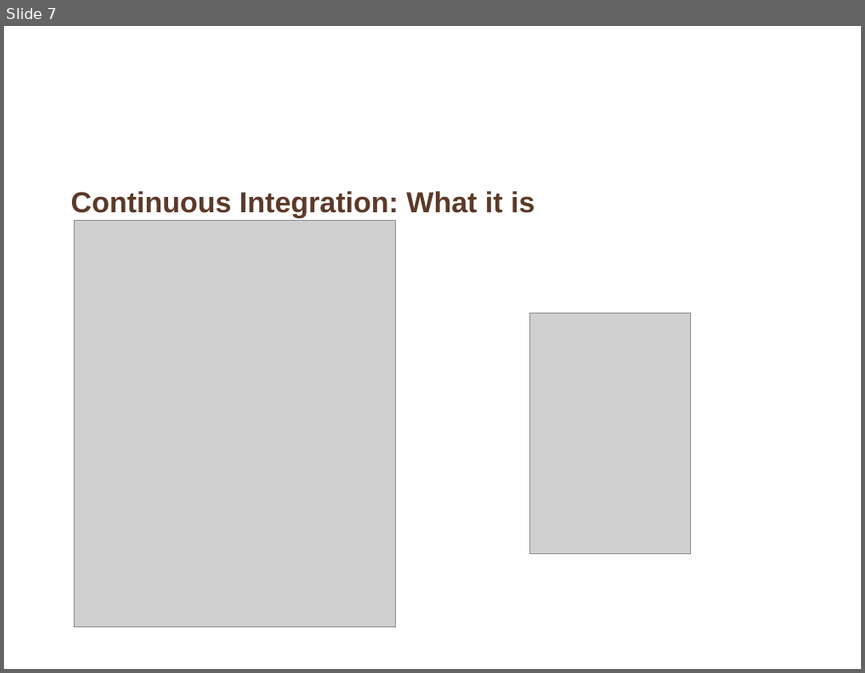
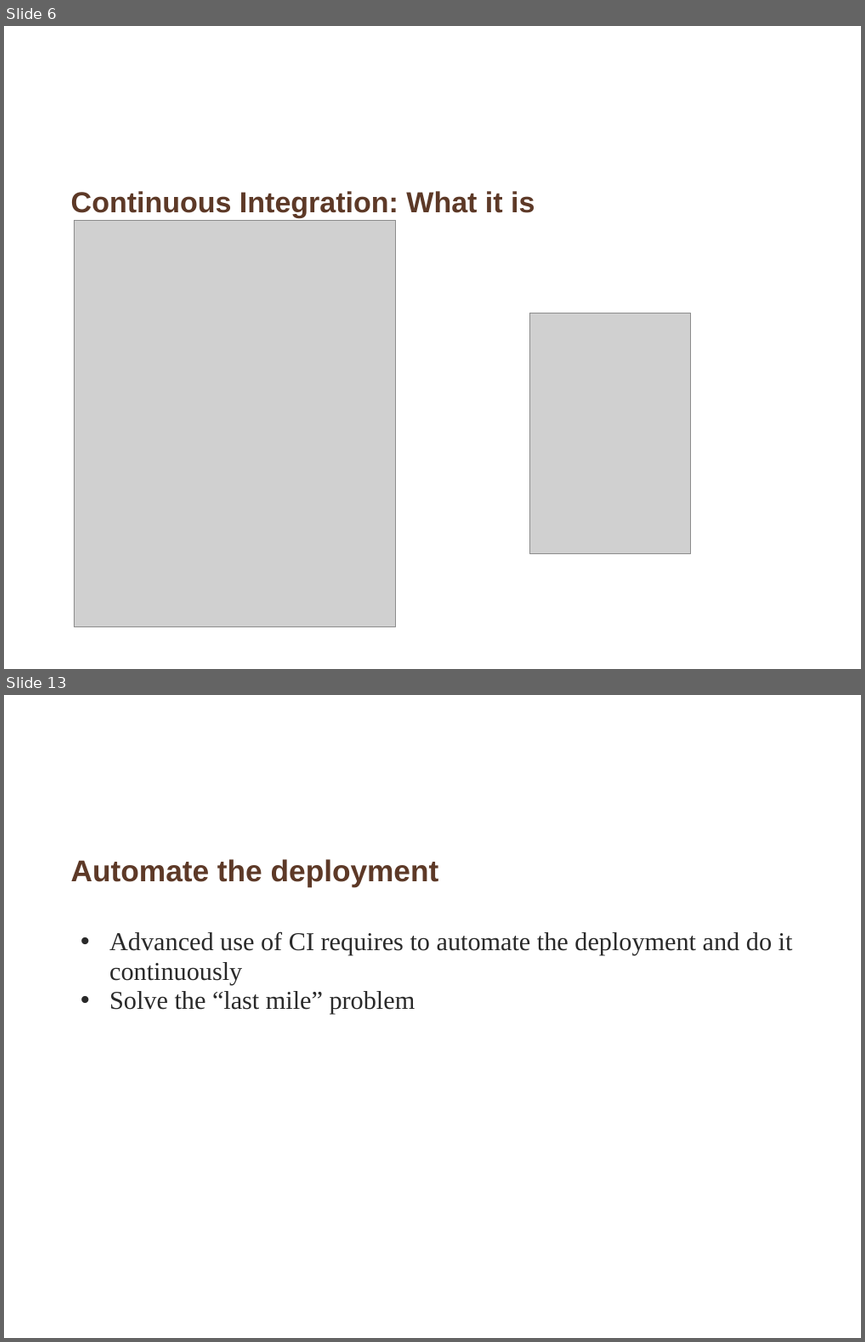
Before and after one commit to whimet/cruisetraining, a slide deck: Introduction_continuous_integration.ppt. Shown one above the other, each under a label of ours: slide 7 before the commit, slides 6 and 13 after it; the slides between them are not shown. The pictures are 865x673 and 865x1342 pixels, drawn with LibreOffice and Linux fonts; fonts in the diff are those of the drawing; grey boxes stand for pictures; background and template pictures are left out. Boxes give left, top, right and bottom in pixels: in the first picture for what was removed or moved away, otherwise in the second. Text is boxed around its words. In the diff, an @@ line names an element or a change of style, - is before the commit and + after.

```diff
--- a/Introduction_continuous_integration.ppt
+++ b/Introduction_continuous_integration.ppt
@@ slide 13 added at [4,695,861,1338], background picture (left out) @@
@@ title added at [71,859,439,887], 28 pt, text #5D3927, bold @@
+Automate the deployment
@@ text added at [109,931,793,1014], 24 pt, text #292929 @@
+  • Advanced use of CI requires to automate the deployment and do it continuously
+  • Solve the “last mile” problem
@@ what was slide 7 is now slide 6 @@
```
Also in this commit, not shown: 2 slides changed, 10 other slides added, 9 slides removed.
